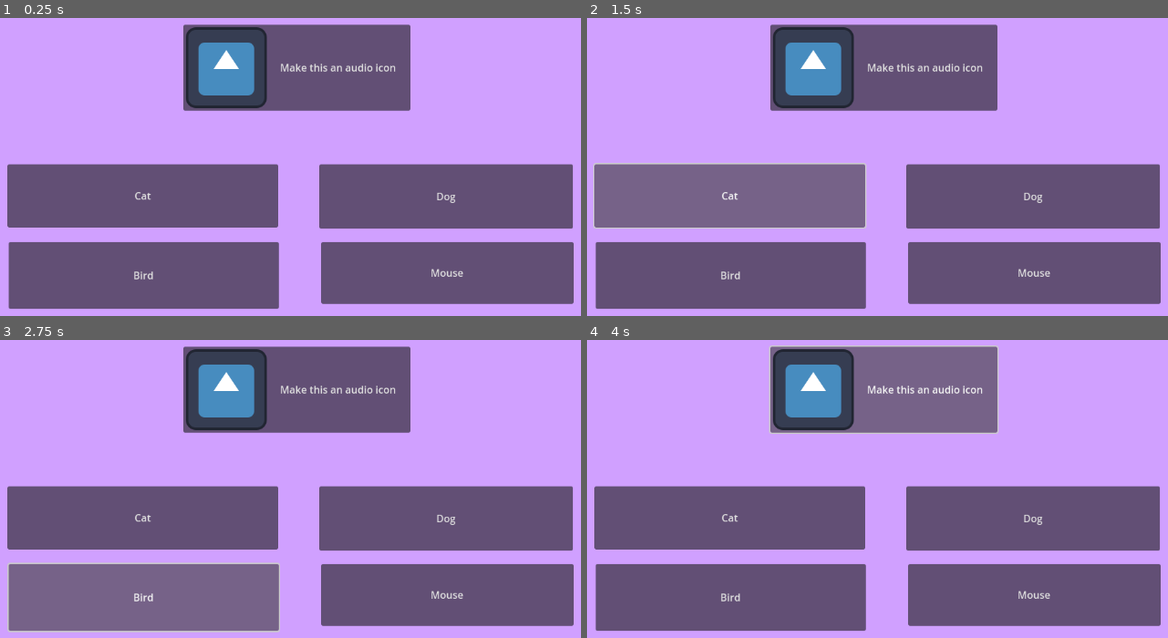
Above: before the commit, frames 1-4 (two rows, left to right).
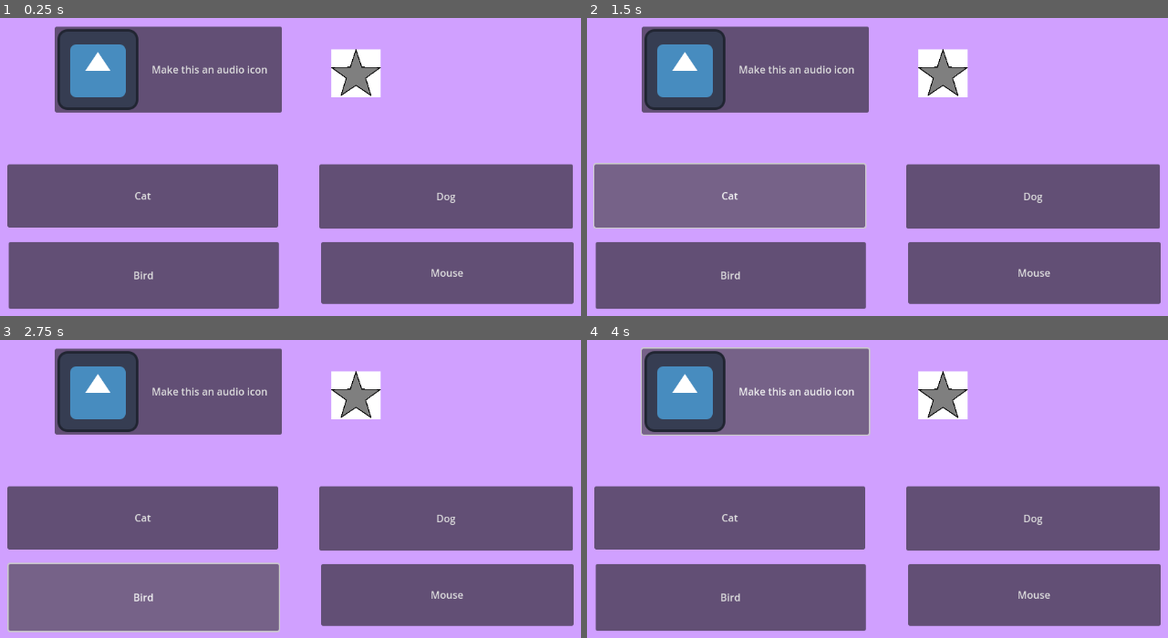
Above: after the commit, the same moments.

Repository: thorkel2/Auditory-Ace
Game: Godot game, scene res://Scenes/Exercise One.tscn
Two runs of this game, one before a commit and one after it. Both use one fixed random seed, a clock stepped at 60 frames per second and the inputs below. This scene is started directly instead of the project's main scene. The engine's default icon, where the game draws it, is replaced by a stand-in: a white triangle on a blue panel in a dark square.
Inputs:
- Up to frame 1 (0.25 s): no input
- Up to frame 2 (1.5 s): click "Dog" at 0.5 s; click "Cat" at 1.25 s
- Up to frame 3 (2.75 s): click "Bird" at 2 s
- Up to frame 4 (4 s): click "Mouse" at 2.75 s; click "Make this an audio icon" at 3.5 s

The runs differ from the first frame. In frame 1, 17% of the frame differs, in the area x 9-71%, y 2-32%; in frame 2, 17%; in frame 3, 17%; in frame 4, 17%, in the area x 9-71%, y 1-33%.
Error in both runs: Invalid access of index '0' on a base object of type: 'Array[Dictionary]'. (res://Scripts/TextToSpeech.gd:9)

Commit message:
Testing round stars
Just testing

Diff:
--- a/App-Files/Scenes/Exercise One.tscn
+++ b/App-Files/Scenes/Exercise One.tscn
@@ -1,7 +1,8 @@
-[gd_scene load_steps=3 format=3 uid="uid://dn6ycwgltsy06"]
+[gd_scene load_steps=4 format=3 uid="uid://dn6ycwgltsy06"]
 
 [ext_resource type="Script" path="res://Scripts/Exercise One.gd" id="1_1jox1"]
 [ext_resource type="Texture2D" uid="uid://cykxrjfap6ceb" path="res://Artwork/icon.svg" id="2_fvck8"]
+[ext_resource type="Texture2D" uid="uid://rv8kaeg7qltk" path="res://Artwork/starGray.png" id="3_r8cxn"]
 
 [node name="ExerciseOne" type="Node2D"]
 script = ExtResource("1_1jox1")
@@ -44,12 +45,17 @@
 text = "Mouse"
 
 [node name="Sound Button" type="Button" parent="Button"]
-offset_left = 395.0
-offset_top = 67.0
-offset_right = 754.0
-offset_bottom = 203.0
+offset_left = 192.0
+offset_top = 70.0
+offset_right = 551.0
+offset_bottom = 206.0
 text = "Make this an audio icon"
 icon = ExtResource("2_fvck8")
+
+[node name="Star1" type="Sprite2D" parent="."]
+position = Vector2(668, 144)
+scale = Vector2(0.291967, 0.274735)
+texture = ExtResource("3_r8cxn")
 
 [connection signal="pressed" from="Button/Button1" to="." method="onButton1Pressed"]
 [connection signal="pressed" from="Button/Button2" to="." method="onButton2Pressed"]
--- a/App-Files/Scripts/Exercise One.gd
+++ b/App-Files/Scripts/Exercise One.gd
@@ -4,6 +4,7 @@
 @onready var buttonTwo = $Button/Button2
 @onready var buttonThree = $Button/Button3
 @onready var buttonFour = $Button/Button4
+@onready var starOne = $Sprite2D/Star1
 var numRounds
 var maxNumRounds
 var correctWord
@@ -23,6 +24,7 @@
 
 func onButton2Pressed():
 	checkCorrect(buttonTwo.text, correctWord)
+	starOne.texture = "res://Artwork/starGreen.png"
 
 func onButton3Pressed():
 	checkCorrect(buttonThree.text, correctWord)
Binary file added: App-Files/Artwork/starGray.png
Not shown, added: App-Files/Artwork/starGray.png.import
Binary file added: App-Files/Artwork/starGreen.png
Not shown, added: App-Files/Artwork/starGreen.png.import
Binary file added: App-Files/Artwork/starRed.png
Not shown, added: App-Files/Artwork/starRed.png.import
